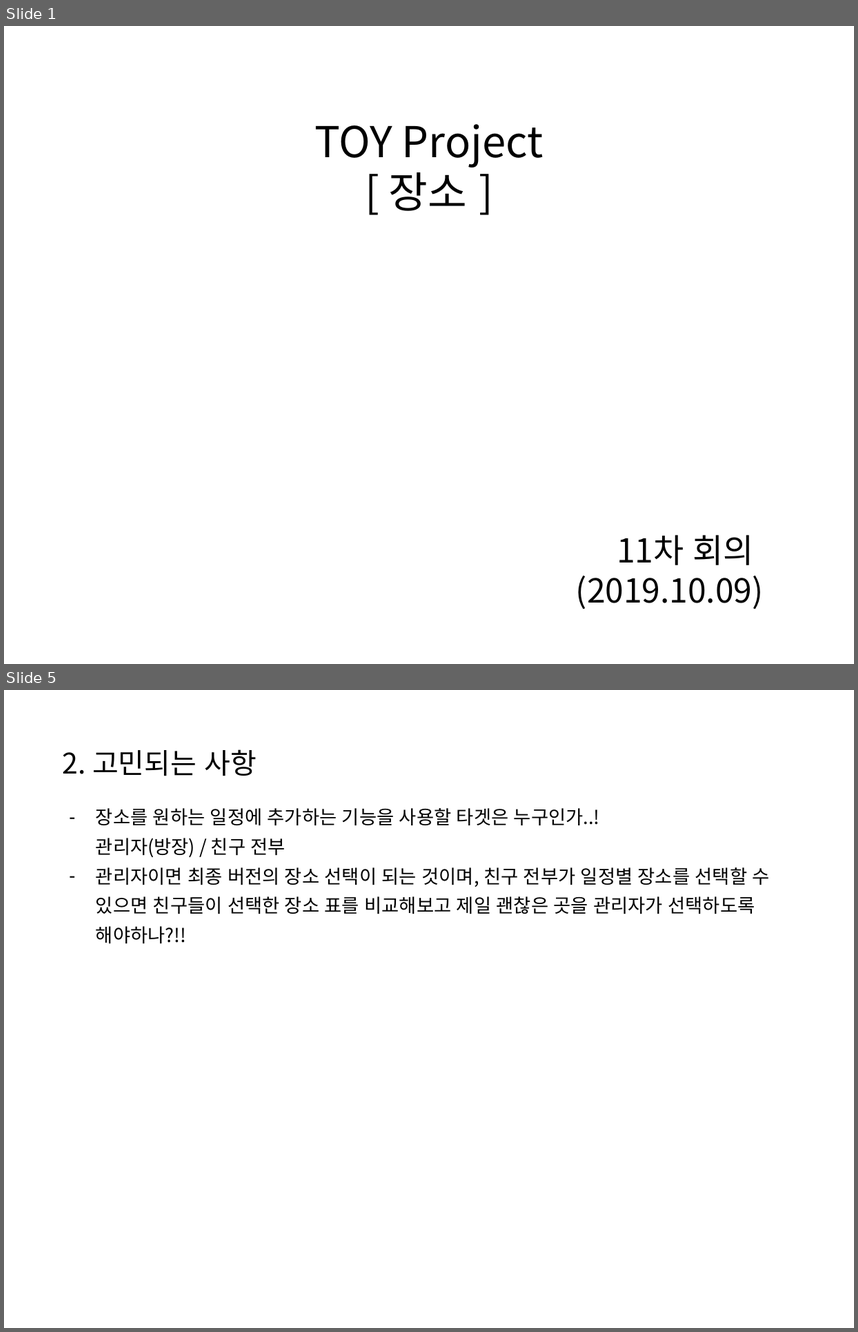
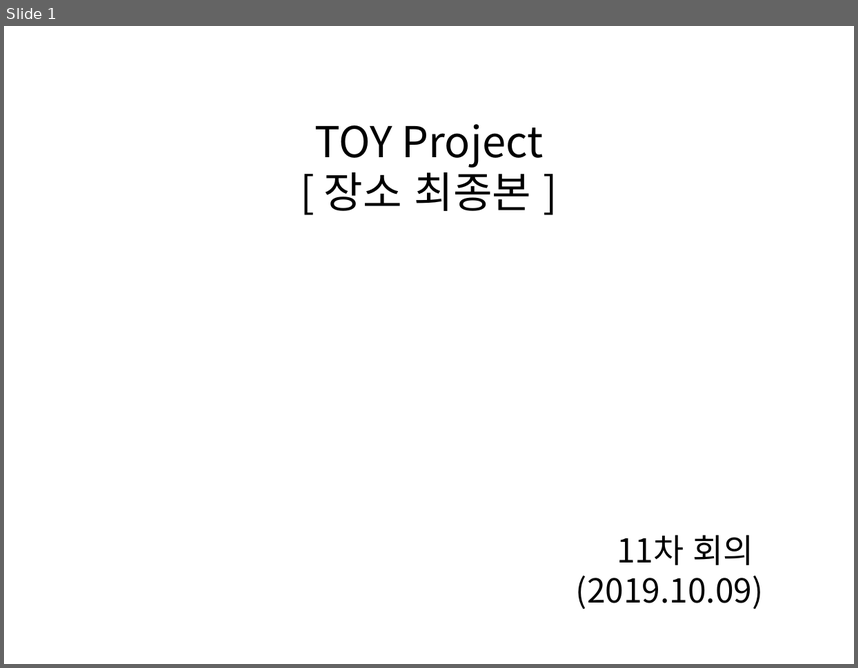
Before and after one commit to Devfarm-study/Toy-Project, a slide deck: MJ/11.장소.pptx. Shown one above the other, each under a label of ours: slides 1 and 5 before the commit, slide 1 after it; the slides between them are not shown. The pictures are 858x1332 and 858x668 pixels, drawn with LibreOffice and Linux fonts; fonts in the diff are those of the drawing. Boxes give left, top, right and bottom in pixels: in the first picture for what was removed or moved away, otherwise in the second. Text is boxed around its words. In the diff, an @@ line names an element or a change of style, - is before the commit and + after.

```diff
--- a/MJ/11.장소.pptx
+++ b/MJ/11.장소.pptx
@@ slide 5 removed at [4,690,854,1328], background #FFFFFF @@
@@ text removed at [63,749,257,776] @@
-2. 고민되는 사항
@@ text removed at [96,808,770,914] @@
-– 장소를 원하는 일정에 추가하는 기능을 사용할 타겟은 누구인가..!
-  관리자(방장) / 친구 전부
-– 관리자이면 최종 버전의 장소 선택이 되는 것이며, 친구 전부가 일정별 장소를 선택할 수 있으면 친구들이 선택한 장소 표를 비교해보고 제일 괜찮은 곳을 관리자가 선택하도록 해야하나?!!
@@ slide 1 changed as well @@
@@ text at [324,165,532,211]: text changed @@
-[ 장소 ]
+[ 장소 최종본 ]
```
Also in this commit, not shown: 2 other slides changed, 3 other slides removed, 1 other file.
